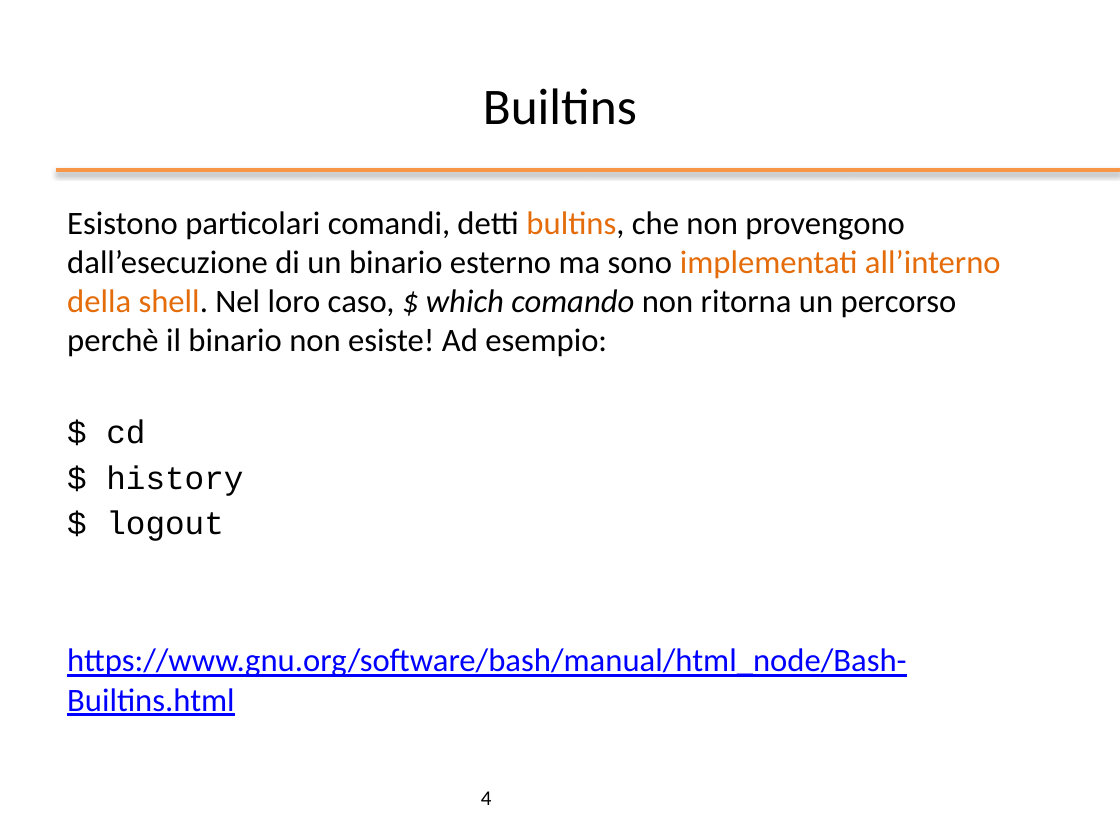
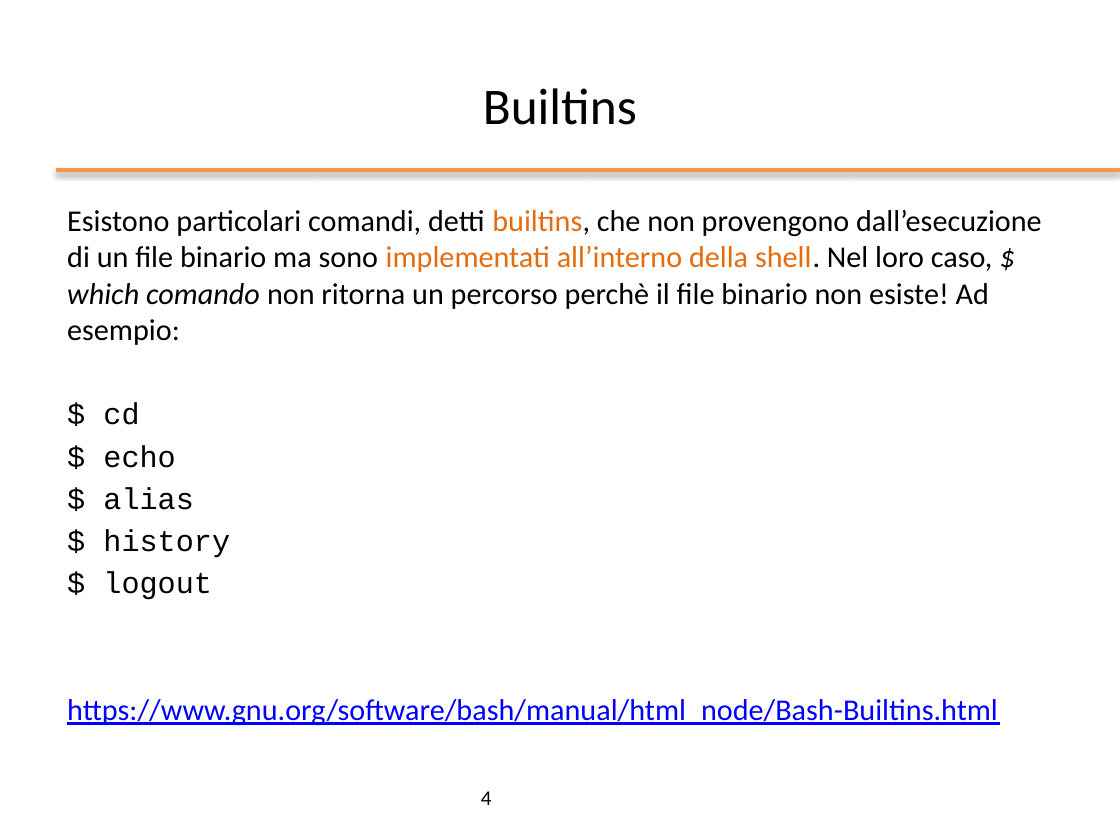
Before and after one commit to nbicocchi/operatingsystemsbsc, a slide deck: slide 4 of slides/ppt/02_Bash Basics.pptx. Drawn at 1120x840 pixels with LibreOffice and Linux fonts; fonts in the diff are those of the drawing; background and template pictures are left out. Boxes give left, top, right and bottom in pixels: in the first picture for what was removed or moved away, otherwise in the second. Text is boxed around its words. In the diff, an @@ line names an element or a change of style, - is before the commit and + after.

```diff
--- a/slides/ppt/02_Bash Basics.pptx
+++ b/slides/ppt/02_Bash Basics.pptx
@@ text at box(67, 210, 1042, 345): text changed; size 21 to 19.4 pt @@
-Esistono particolari comandi, detti bultins, che non provengono dall’esecuzione di un binario esterno ma sono implementati all’interno della shell. Nel loro caso, $ which comando non ritorna un percorso perchè il binario non esiste! Ad esempio:
+Esistono particolari comandi, detti builtins, che non provengono dall’esecuzione di un file binario ma sono implementati all’interno della shell. Nel loro caso, $ which comando non ritorna un percorso perchè il file binario non esiste! Ad esempio:
@@ text at box(67, 403, 998, 726): size 21 to 19.4 pt in "$ cd", "$ history", "$ logout", "https://www.gnu.org/software/bash/manual/html_node/Bash-Buil ..." @@
@@ text at box(103, 445, 194, 510): paragraphs added @@
+$ echo
+$ alias
```
Also in this commit, not shown: 20 other slides changed, 6 slides added, 3 other files.
